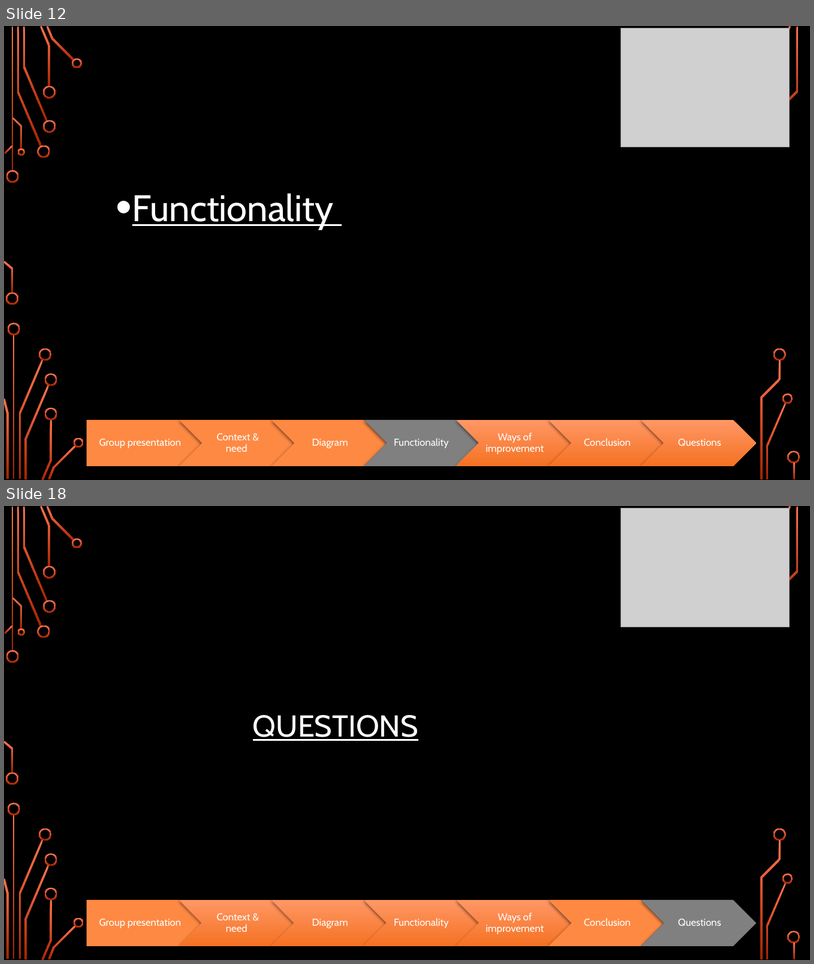
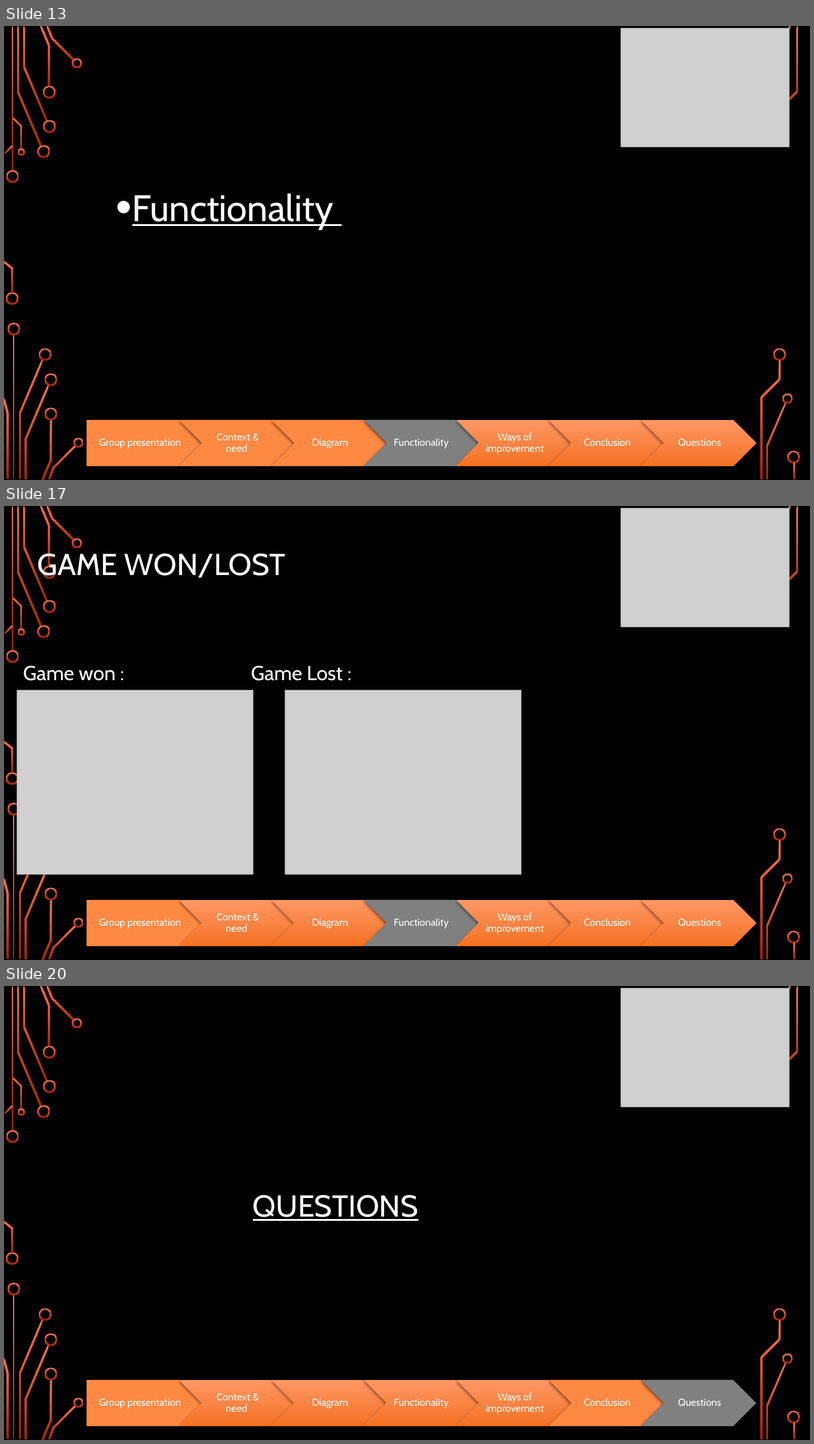
Before and after one commit to Paulbgt/Projet-Java, a slide deck: java project.pptx. Shown one above the other, each under a label of ours: slides 12 and 18 before the commit, slides 13, 17 and 20 after it; the slides between them are not shown. The pictures are 814x964 and 814x1444 pixels, drawn with LibreOffice and Linux fonts; fonts in the diff are those of the drawing; grey boxes stand for pictures; background and template pictures are left out. Boxes give left, top, right and bottom in pixels: in the first picture for what was removed or moved away, otherwise in the second. Text is boxed around its words. In the diff, an @@ line names an element or a change of style, - is before the commit and + after.

```diff
--- a/java project.pptx
+++ b/java project.pptx
@@ slide 17 added at (4, 506, 810, 960), background picture (left out); not listed: 32 template elements that a slide beside it also shows @@
@@ picture added at (621, 508, 790, 628) @@
@@ title added at (38, 550, 286, 582), 36 pt, text #FFFFFF @@
+GAME WON/LOST
@@ text added at (23, 666, 343, 681), 24 pt, text #FFFFFF @@
+Game won : Game Lost :
@@ picture added at (17, 690, 253, 874) @@
@@ picture added at (285, 690, 521, 874) @@
@@ group added at (87, 900, 756, 946): 7 texts, 6 chevrons, 1 pentagon arrow @@
+Group presentation
+Context & need
+Diagram
+Functionality
+Ways of improvement
+Conclusion
+Questions
@@ what was slide 12 is now slide 13 @@
@@ what was slide 18 is now slide 20 @@
```
Also in this commit, not shown: 7 slides changed, 1 other slide added.
